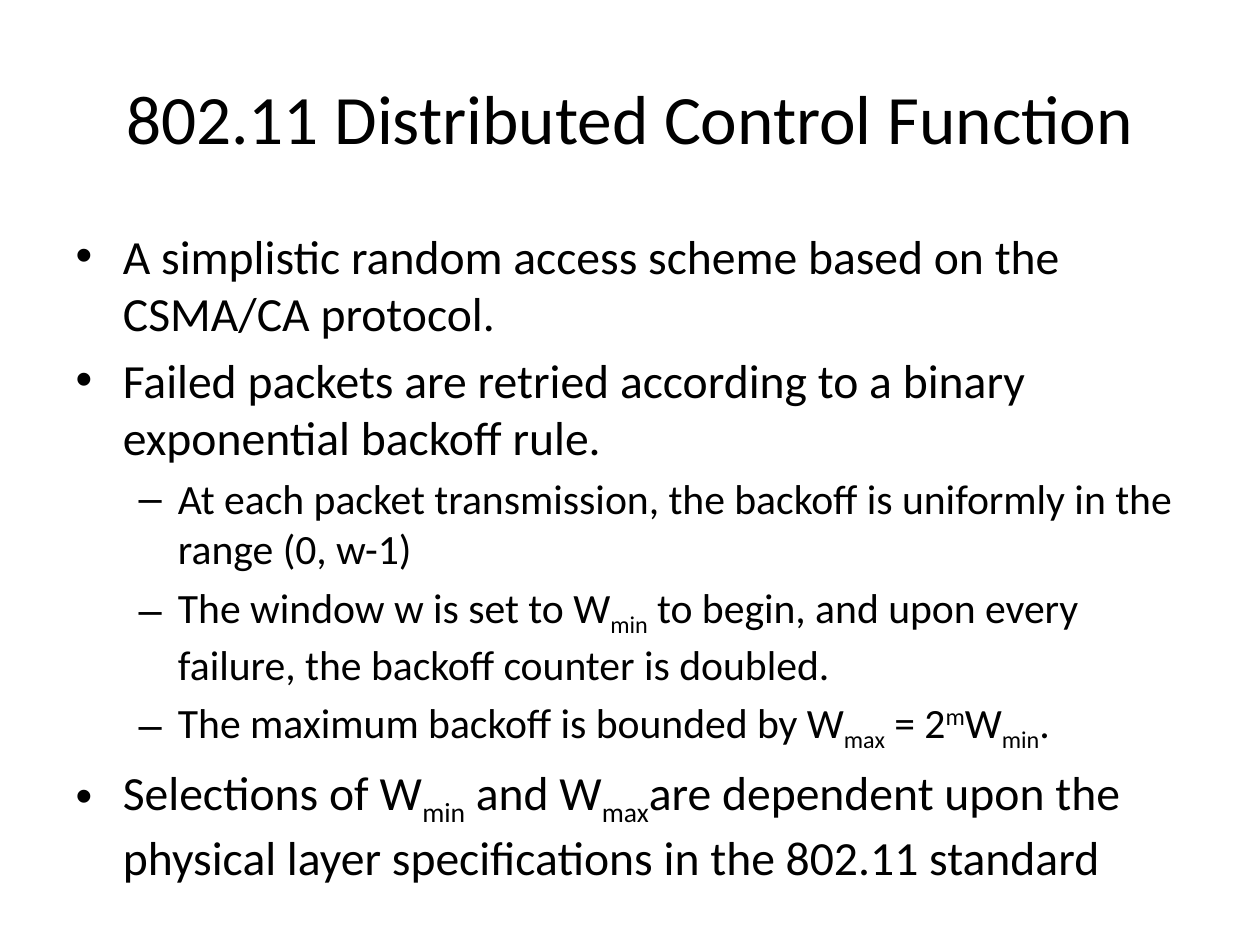
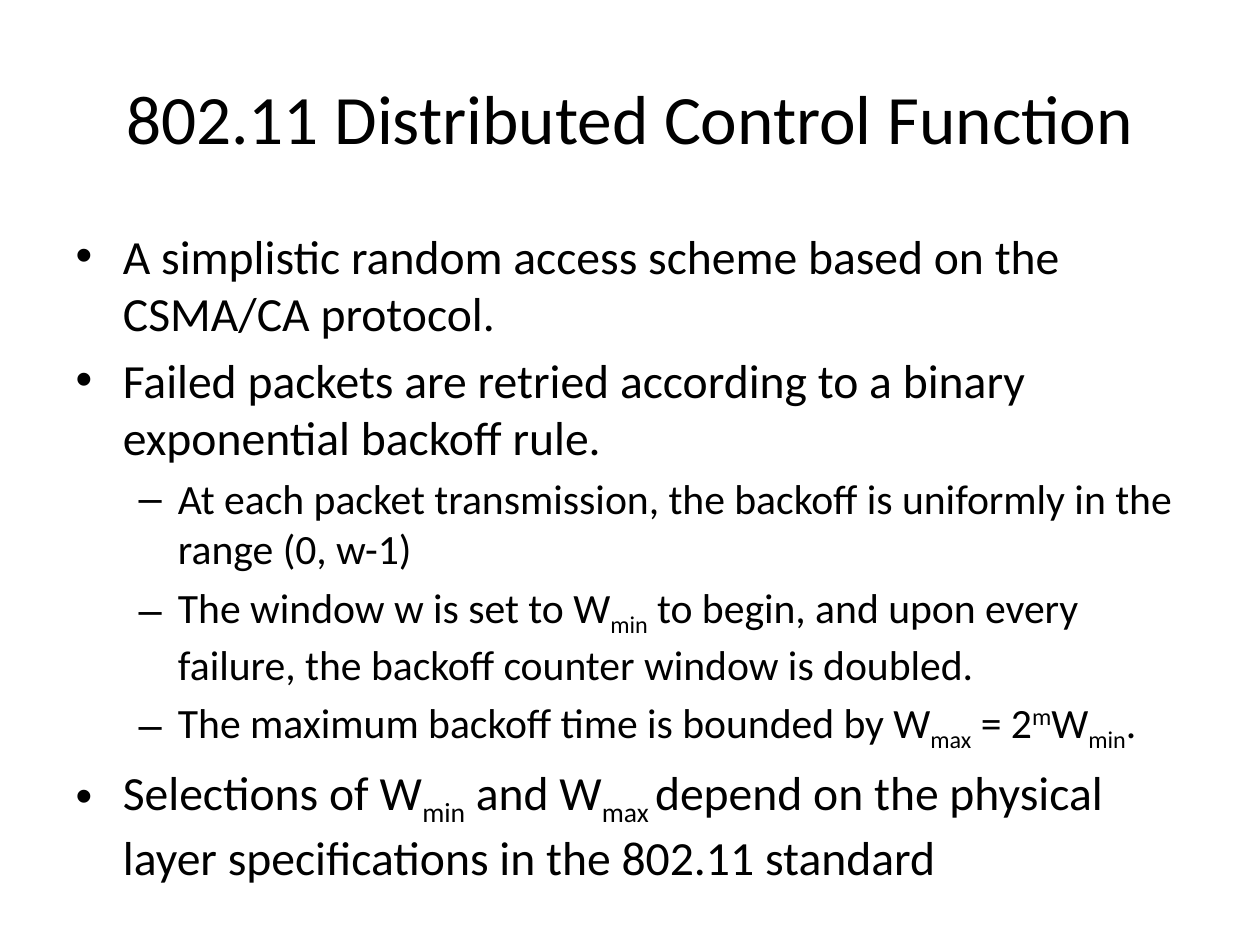
Before and after one commit to tamirh-uci/HeteroTrafficModels, a slide deck: slide 4 of presentation/slides.pptx (slide 6 before the commit). Drawn at 1260x945 pixels with LibreOffice and Linux fonts; fonts in the diff are those of the drawing. Boxes give left, top, right and bottom in pixels: in the first picture for what was removed or moved away, otherwise in the second. Text is boxed around its words. In the diff, an @@ line names an element or a change of style, - is before the commit and + after.

```diff
--- a/presentation/slides.pptx
+++ b/presentation/slides.pptx
@@ text at (x1=123, y1=594, x2=1102, y2=883): text changed @@
-  – The window w is set to Wmin to begin, and upon every failure, the backoff counter is doubled.
-  – The maximum backoff is bounded by Wmax = 2mWmin.
-• Selections of Wmin and Wmaxare dependent upon the physical layer specifications in the 802.11 standard
+  – The window w is set to Wmin to begin, and upon every failure, the backoff counter window is doubled.
+  – The maximum backoff time is bounded by Wmax = 2mWmin.
+• Selections of Wmin and Wmax depend on the physical layer specifications in the 802.11 standard
```
Also in this commit, not shown: 10 other slides changed, 2 slides added, 2 slides removed.
